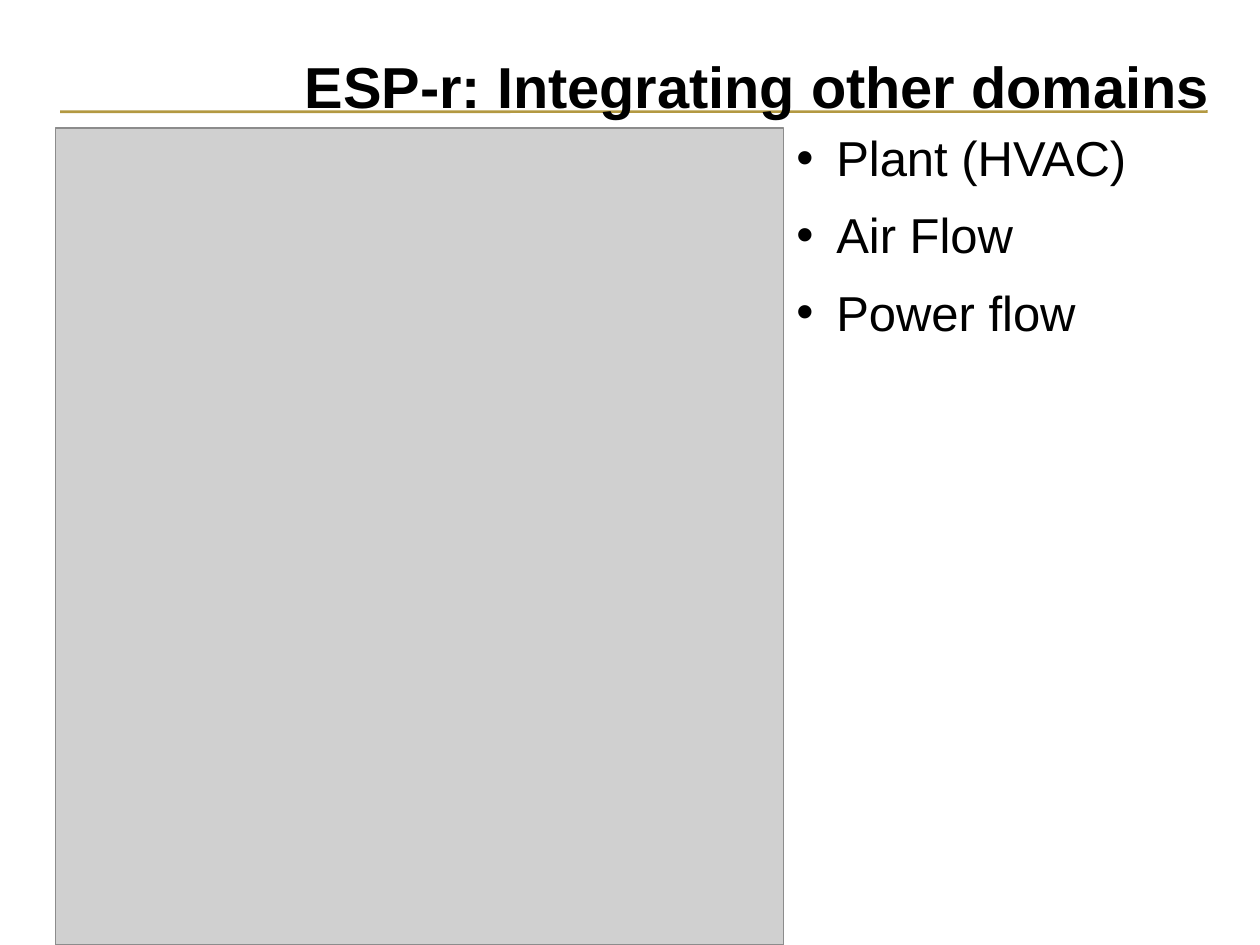
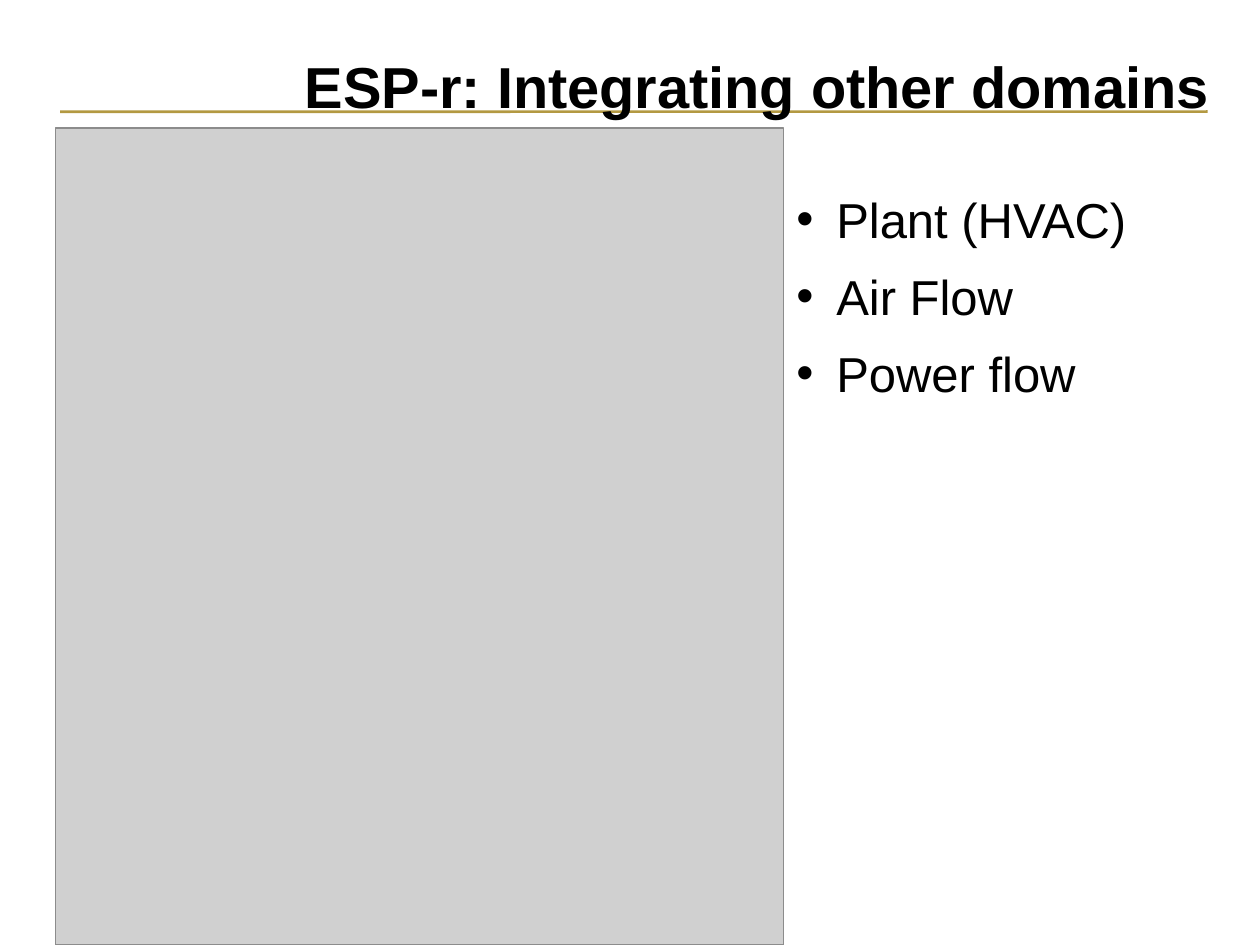
Before and after one commit to ESP-rCommunity/ESPrExtras, a slide deck: slide 16 of training/NRCan_course_materials/intro/introduction.ppt (slide 13 before the commit). Drawn at 1260x945 pixels with LibreOffice and Linux fonts; fonts in the diff are those of the drawing; grey boxes stand for pictures. Boxes give left, top, right and bottom in pixels: in the first picture for what was removed or moved away, otherwise in the second. Text is boxed around its words. In the diff, an @@ line names an element or a change of style, - is before the commit and + after.

```diff
--- a/training/NRCan_course_materials/intro/introduction.ppt
+++ b/training/NRCan_course_materials/intro/introduction.ppt
@@ text "Plant (HVAC)": place and size @@
-text "Plant (HVAC)" at [836, 140, 1126, 332]
+text "Plant (HVAC)" at [836, 202, 1126, 393]
```
Also in this commit, not shown: 2 other slides changed, 1 slide added.
